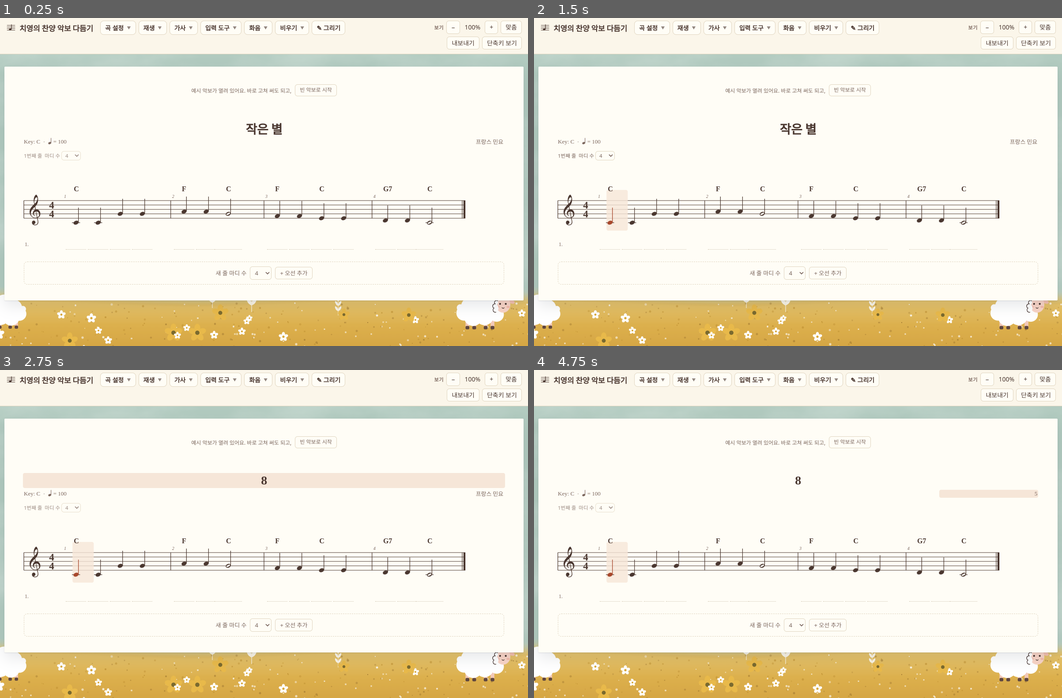
Above: before the commit, frames 1-4 (two rows, left to right).
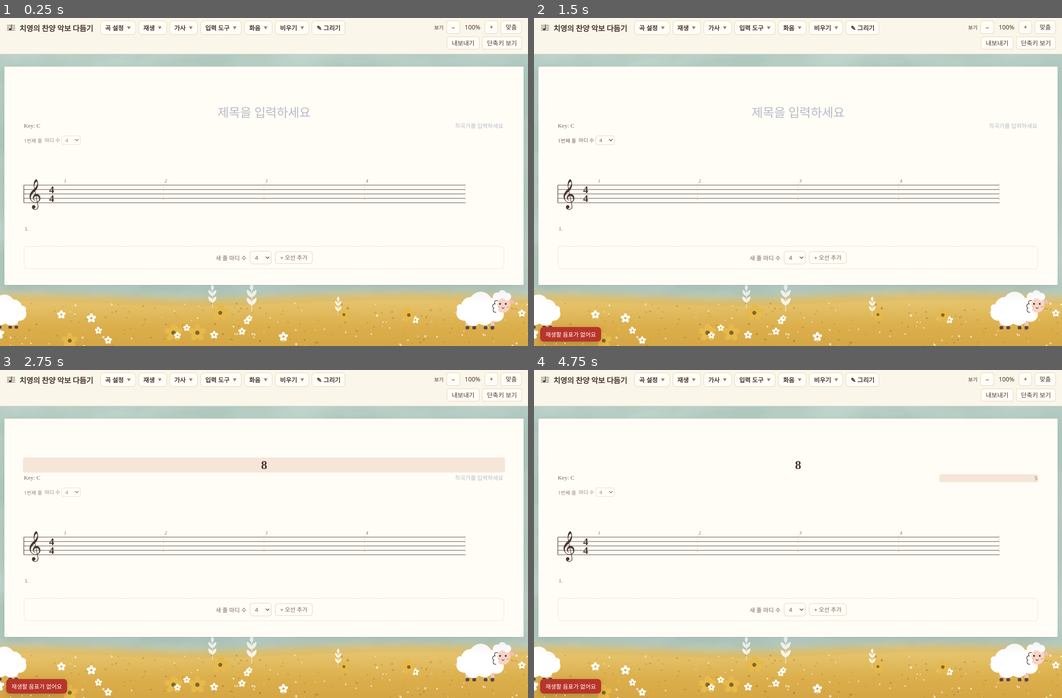
Above: after the commit, the same moments.

Repository: zidane7-creator/nanum-boardgame
Game: browser game, page score/index.html
The game is run twice, just before and just after one commit, with the same random seed, the same clock (stepped at 60 frames per second) and the same inputs.
Inputs (mouse positions are in pixels of both pictures, inside the frame that each line leads up to; where the layout moved, square brackets give the same spot in the first picture):
- Up to frame 1 (0.25 s): no input
- Up to frame 2 (1.5 s): click (798, 175) [798, 182] at 0.27 s; hold S 1.03-1.3 s; tap Space at 1.1 s; hold A from 1.35 s (still down)
- Up to frame 3 (2.75 s): tap Space at 1.6, 2.1, 2.6 s; release A at 1.92 s; hold A 1.97-2.4 s; click (264, 465) [264, 481] at 2.02 s; type "8" at 2.02 s; tap Enter at 2.05 s; hold S from 2.45 s (still down); tap M at 2.52 s
- Up to frame 4 (4.75 s): release S at 2.78 s; hold S 2.83-3.1 s; tap Space every 0.5 s from 3.1 to 4.6 s; hold A 3.15-3.72 s; hold A 3.77-4.2 s; hold S 4.25-4.58 s; click (988, 478) [988, 494] at 4.52 s; type "5" at 4.52 s; tap Enter at 4.55 s; hold S from 4.63 s (still down)

The runs differ from the first frame. In frame 1, 8.5% of the frame differs, in the area x 0-100%, y 20-87%; in frame 2, 9.1%; in frame 3, 17%, in the area x 0-100%, y 20-100%; in frame 4, 9.6%.

Commit message:
악보제작: 빈 악보로 시작, 제목/작곡가 안내 문구 (누르면 빈칸)
Co-Authored-By: Claude Opus 5.5 <noreply@anthropic.com>

Diff:
--- a/score/index.html
+++ b/score/index.html
@@ -210,6 +210,8 @@
 .ptitle{display:flex;flex-direction:column;align-items:center;gap:4px;margin-bottom:12px}
 .ptitle input{border:0;background:transparent;text-align:center;font-family:var(--engrave);font-weight:800;font-size:28px;width:100%;outline:none;letter-spacing:-.01em}
 .ptitle input:focus{background:var(--accent-soft);border-radius:4px}
+.ptitle input::placeholder{color:#b6bcc8;font-weight:500}
+.ptitle input:focus::placeholder{color:transparent}
 .pmeta{display:flex;justify-content:space-between;width:100%;font-family:var(--engrave);font-size:13px;color:var(--muted)}
 .pmeta input{border:0;background:transparent;font:inherit;color:inherit;text-align:right;outline:none;width:220px}
 .example{font-family:var(--ui);font-size:12px;color:var(--muted);display:flex;gap:8px;align-items:center;justify-content:center;margin-bottom:8px}
@@ -385,7 +387,7 @@
 const LS="ohsun-workbench-v1";
 function load(){try{const t=localStorage.getItem(LS);if(t){const s=JSON.parse(t);if(s&&s.rows&&s.rows.length)return s;}}catch(e){}return null;}
 function save(){try{localStorage.setItem(LS,JSON.stringify(S));}catch(e){}}
-let S=load()||example();
+let S=load();if(!S||S.example)S=emptyScore();/* start from a blank score (no sample song) */
 function migrate(){S.formSeq=(S.formSeq||[]).map(f=>typeof f==="string"?{id:uid(),k:f,n:""}:f);S.rows.forEach(r=>r.measures.forEach(m=>{delete m.form;}));S.marks=S.marks||[];}
 migrate();chordsToMeasures();
 let hist=[],fut=[];
@@ -623,7 +625,7 @@
   if(S.example)h+=`<div class="example">예시 악보가 열려 있어요. 바로 고쳐 써도 되고, <button class="btn" data-act="startEmpty">빈 악보로 시작</button></div>`;
   const fs=S.formSeq||[];
   h+=`<div class="formseq${fs.length?"":" empty"}" id="formSeq">${fs.length?fs.map((f,i)=>`<span class="fchip${UI.sel&& …(184 unchanged characters)…
-  h+=`<div class="ptitle"><input id="titleIn" value="${esc(S.title)}" placeholder="곡 제목" aria-label="곡 제목"><div class="pmeta"><span>Key: ${esc(keyName(S.key.f,S.key.mode))}${S.tempo?` &nbsp;·&nbsp; <svg width="9" height="15" viewBox="0 0 9 15" style="vertical-align:-2px"><ellipse cx="3.6" cy="12" rx="3.4" ry="2.4" transform="rotate(-22 3.6 12)" fill="currentColor"/><line x1="6.6" y1="11.5" x2="6.6" y2="0.5" stroke="currentColor" stroke-width="1.1"/></svg> = ${S.tempo}`:""}</span><input id="compIn" value="${esc(S.composer||"")}" placeholder="작곡·작사" aria-label="작곡 작사"></div></div>`;
+  h+=`<div class="ptitle"><input id="titleIn" value="${esc(S.title)}" placeholder="제목을 입력하세요" aria-label="곡 제목"><div class="pmeta"><span>Key: ${esc(keyName(S.key.f,S.key.mode))}${S.tempo?` &nbsp;·&nbsp; <svg width="9" height="15" viewBox="0 0 9 15" style="vertical-align:-2px"><ellipse cx="3.6" cy="12" rx="3.4" ry="2.4" transform="rotate(-22 3.6 12)" fill="currentColor"/><line x1="6.6" y1="11.5" x2="6.6" y2="0.5" stroke="currentColor" stroke-width="1.1"/></svg> = ${S.tempo}`:""}</span><input id="compIn" value="${esc(S.composer||"")}" placeholder="작곡가를 입력하세요" aria-label="작곡가"></div></div>`;
   LAY.forEach(L=>{const row=S.rows[L.ri];
     h+=`<div class="row" data-row="${L.ri}" style="width:${L.width}px;height:${L.height}px">`;
     h+=rowSVG(L);
